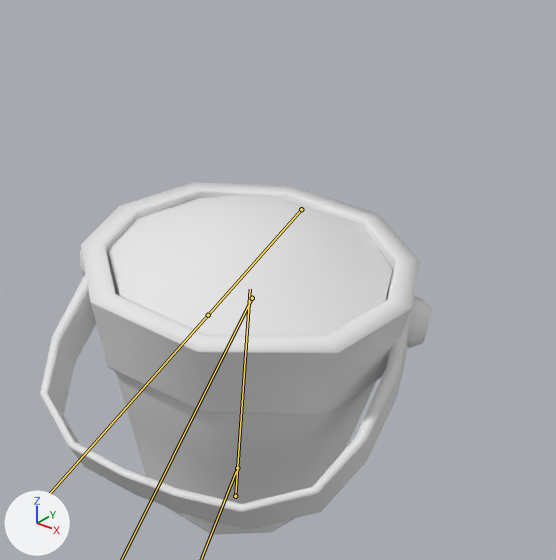
What one commit did to the FBX model BBT_2017_UP/Assets/Art/Animation/LittlePeople/CharactersAndProps/Bucket03.fbx.
Both versions are drawn from a 50 mm camera at (1.3544, -1.2835, 0.3245) aimed at (1.2132, -1.1069, 0.2151). The lights are fixed; the arrows at lower left show +X, +Y and +Z. Both versions are drawn at frame 1 of the action 'Bucket03|S30_01_Bucket03'; the numbers are the values there. The bones that bend it are drawn over the model as lines.

The first picture shows 'Bucket.008', 'Bucket.009', 'Bucket.010', 'Bucket.011', 'Bucket_Top.002'.
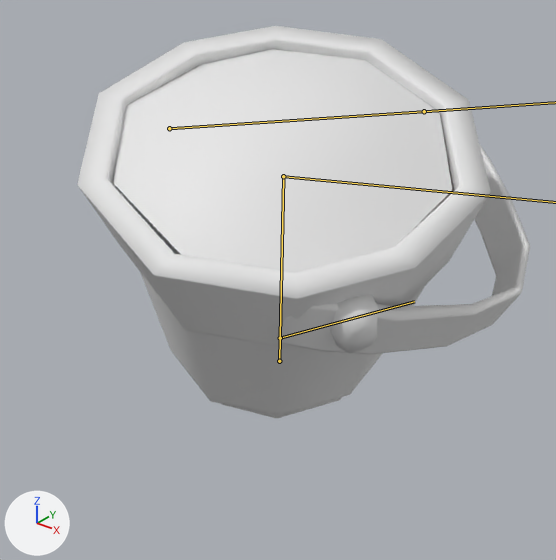
Patch to the scene script:
```diff
--- a/BBT_2017_UP/Assets/Art/Animation/LittlePeople/CharactersAndProps/Bucket03.fbx.py
+++ b/BBT_2017_UP/Assets/Art/Animation/LittlePeople/CharactersAndProps/Bucket03.fbx.py
@@ bone_boneroot @@
 bone_boneroot = bpy.data.objects['Bucket03'].pose.bones['BoneRoot']
-bone_boneroot.location = (-0.2867, -1.1925, 1.0759)
-bone_boneroot.rotation_quaternion = (0.533, 0.793, -0.056, 0.288)  # degrees (108, -31, 15)
-bone_boneroot.scale = (2.71, 2.71, 2.71)
+bone_boneroot.location = (-0.2311, -1.1991, 1.0781)
+bone_boneroot.rotation_quaternion = (-0.468, 0.718, -0.043, 0.513)  # degrees (-93, -44, -49)
+bone_boneroot.scale = (2.7, 2.7, 2.7)
@@ bone_buckettop @@
 bone_buckettop = bpy.data.objects['Bucket03'].pose.bones['BucketTop']  # child of 'BucketBase'
-bone_buckettop.location = (0.0002, -0.0017, 0.0006)
-bone_buckettop.rotation_quaternion = (0.533, -0.763, -0.04, 0.363)  # degrees (-101, 31, 31)
+bone_buckettop.location = (0.0, 0.0, 0.0)
+bone_buckettop.rotation_quaternion = (0.584, -0.729, -0.012, 0.357)  # degrees (-94, 30, 30)
@@ bone_berries @@
 bone_berries = bpy.data.objects['Bucket03'].pose.bones['Berries']  # child of 'BoneRoot'
-bone_berries.location = (0.0035, -0.0004, 0.0017)
+bone_berries.location = (0.0033, -0.0001, 0.0019)
```

Pixel boxes (x1, y1, x2, y2) of what changed, in the pictures (556 x 560 px):
'Bucket.011', posed (22% wider, 11% taller): before (81, 182, 419, 534); after (77, 26, 491, 418)
'Bucket.008', posed (19% wider, 59% taller): before (108, 196, 393, 336); after (113, 49, 452, 272)
'Bucket_Top.002', posed: before (40, 274, 410, 529); after (277, 145, 530, 354)
'Bucket.009', posed: before (80, 250, 86, 276); after (330, 295, 378, 353)
'Bucket.010', posed (not visible afterwards): before (407, 296, 431, 348)
bone 'Berries', root to tip: before (301, 209) to (208, 315); after (169, 128) to (424, 111)
